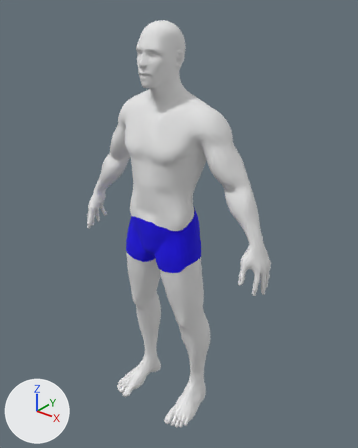
Renders of the glTF model models/gltf/LeePerrySmith/man.glb from each side of a commit.
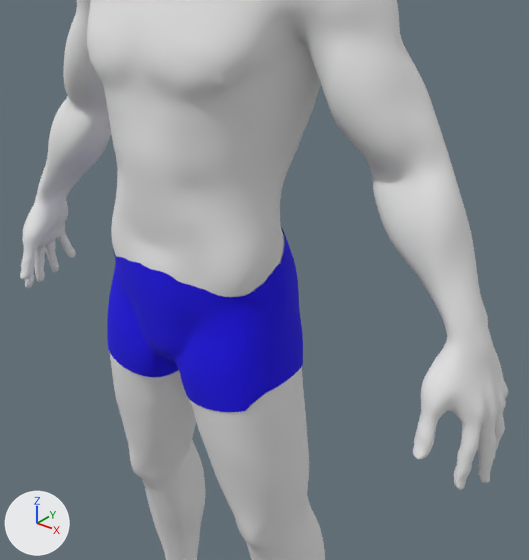
Each version appears first whole from a 50 mm lens placed at (14.75, -17.11, 22.1), pointed at (0.45, 0.77, 11.02), and next in a close-up from a 50 mm lens placed at (8.73, -8.93, 17.13), pointed at (0.8, 0.97, 10.99). Arrows for +X, +Y and +Z are at lower left; the lights stay in place. Where no turn or scale is listed for an object, it has been applied to the vertices.

The scene before the commit, as lines of its bpy script (objects in view):
```python
me_finalbasemesh = bpy.data.meshes.new('FinalBaseMesh')
me_finalbasemesh.from_pydata(...)  # 24461 vertices, 48918 faces; spans x -5.8..5.8, y -1.9..1.9, z -0.1..20.7
me_finalbasemesh.materials.append(mat_default)  # white #e7e7e7
me_finalbasemesh_001 = bpy.data.meshes.new('FinalBaseMesh.001')
me_finalbasemesh_001.from_pydata(...)  # 2083 vertices, 3996 faces; spans x -2.12..2.12, y -1.39..1.39, z -1.53..1.49
me_finalbasemesh_001.materials.append(mat_default_001)  # blue #1700e7
ob_finalbasemesh = bpy.data.objects.new('FinalBaseMesh', me_finalbasemesh)
ob_finalbasemesh.location = (0.0, 0.0, 0.0)
ob_finalbasemesh_001 = bpy.data.objects.new('FinalBaseMesh.001', me_finalbasemesh_001)
ob_finalbasemesh_001.location = (0.0, 0.18, 10.76)
```
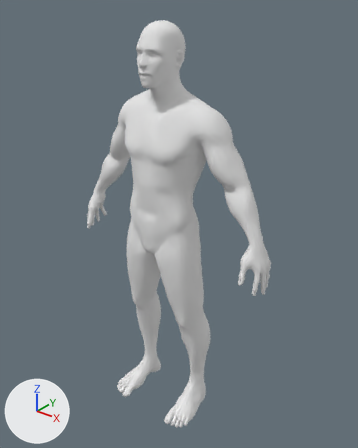
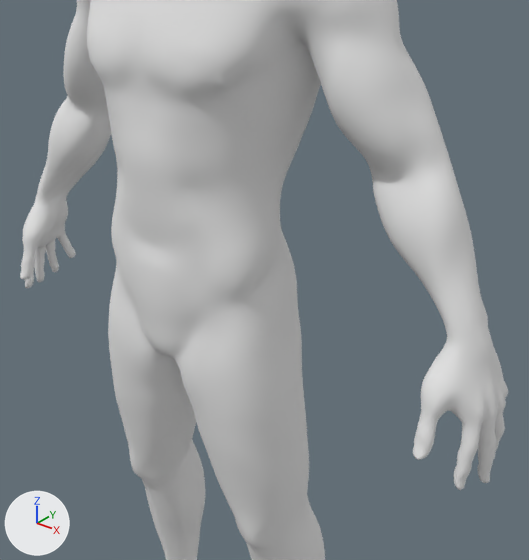
The newer file is also rescaled (x0.05), turned or shifted as a whole; pictures and numbers use the older file's frame.

What differs and where, as boxes (x1, y1, x2, y2) in the close-ups (529 x 560 px):
'FinalBaseMesh.001', deleted (blue): before (107, 227, 303, 412)

The change in detail:
Object 'FinalBaseMesh.001' (ob_finalbasemesh_001) is deleted.
